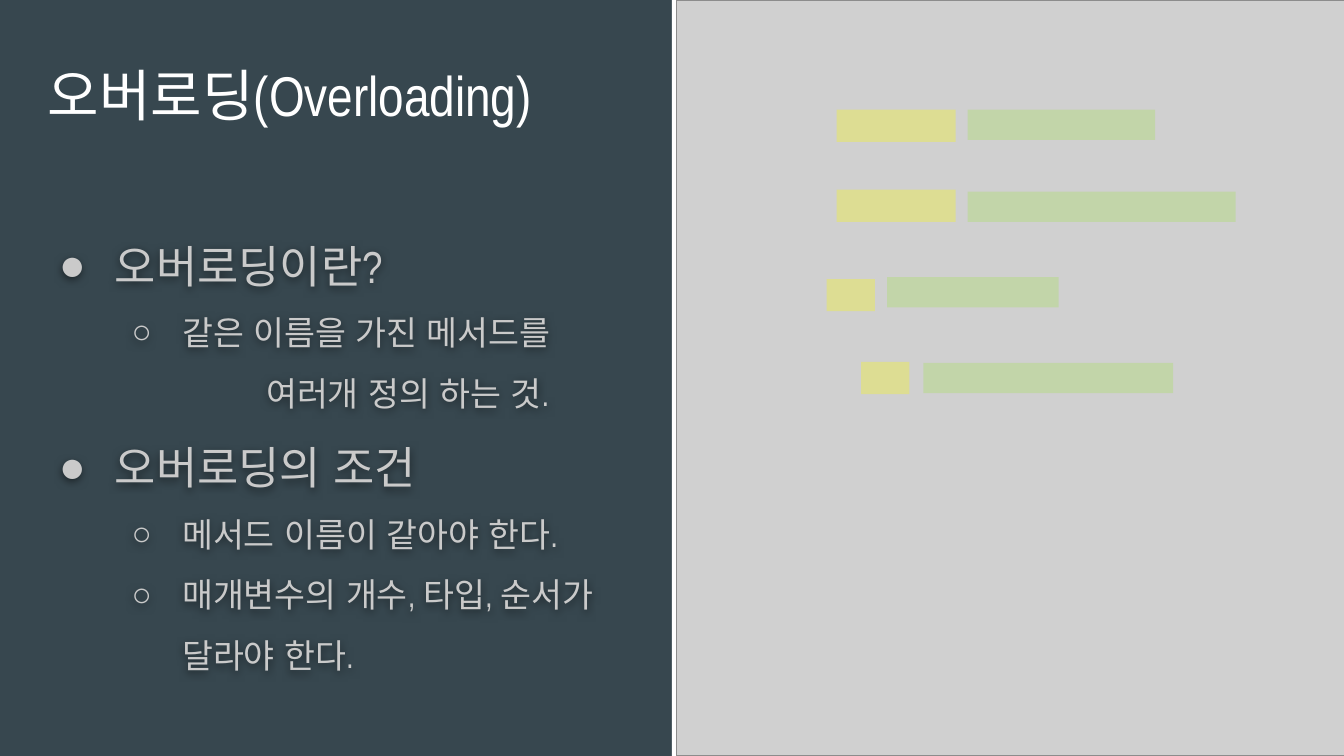
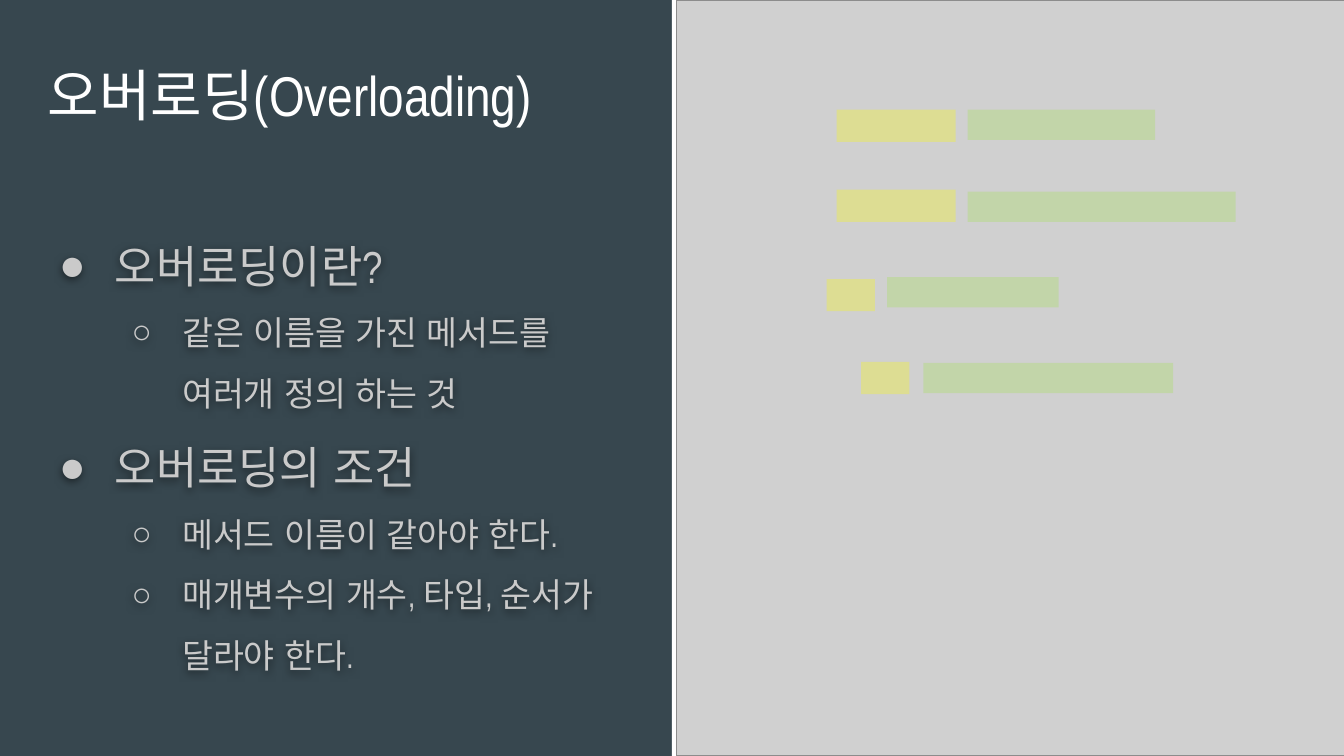
Before and after one commit to RionPark/bdi-homework, a slide deck: slide 2 of src/d191010/Jihyeyoung/지혜영.pptx. Drawn at 1344x756 pixels with LibreOffice and Linux fonts; fonts in the diff are those of the drawing; grey boxes stand for pictures. Boxes give left, top, right and bottom in pixels: in the first picture for what was removed or moved away, otherwise in the second. Text is boxed around its words. In the diff, an @@ line names an element or a change of style, - is before the commit and + after.

```diff
--- a/src/d191010/Jihyeyoung/지혜영.pptx
+++ b/src/d191010/Jihyeyoung/지혜영.pptx
@@ text at [182,317,551,409]: text changed @@
-  ○ 같은 이름을 가진 메서드를
-  여러개 정의 하는 것.
+  ○ 같은 이름을 가진 메서드를 여러개 정의 하는 것
```
Also in this commit, not shown: 2 other slides changed.
